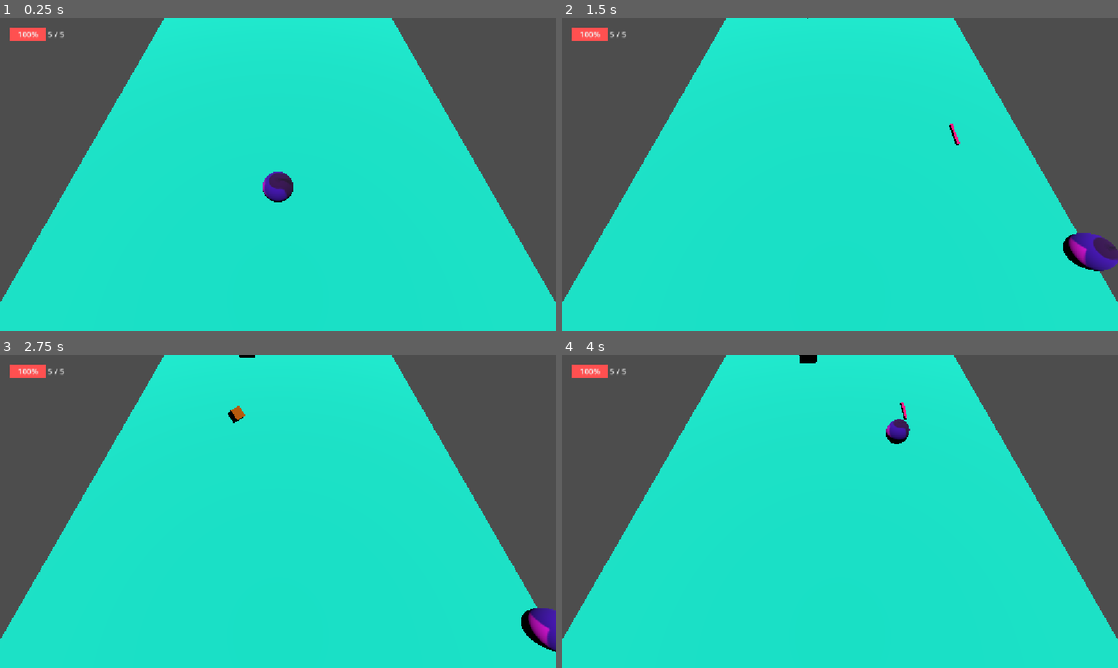
Above: before the commit, frames 1-4 (two rows, left to right).
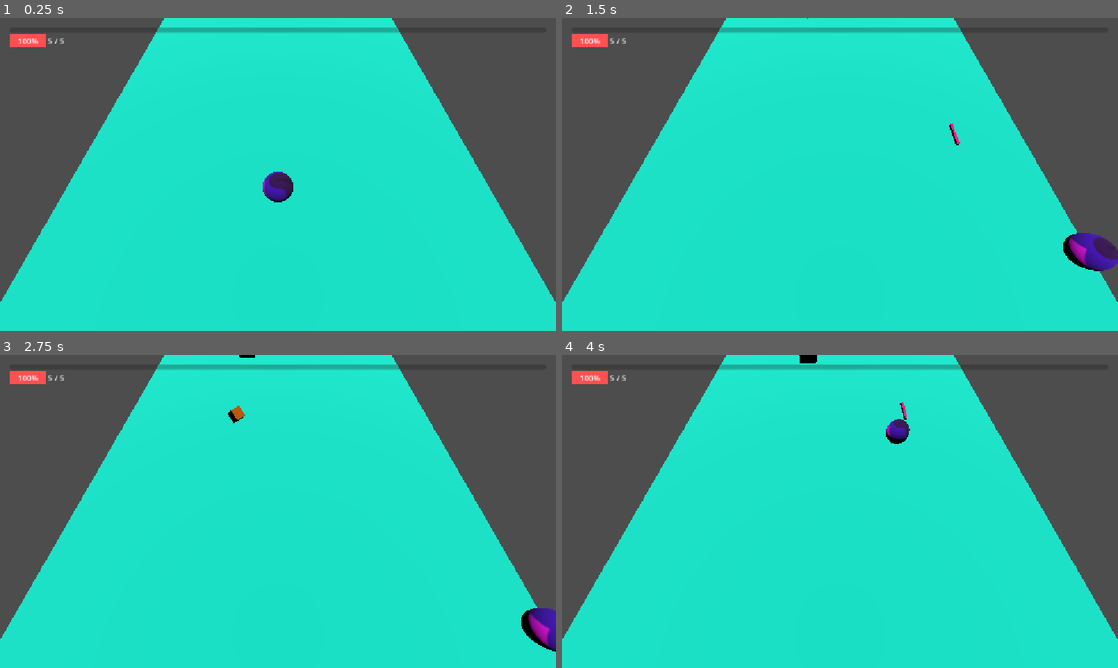
Above: after the commit, the same moments.

Repository: EliOrozco/rapidin
Game: Godot game, scene res://scenes/main_scene.tscn
The game is run twice, just before and just after one commit, with the same random seed, the same clock (stepped at 60 frames per second) and the same inputs. The engine's default icon, where the game draws it, is replaced by a stand-in: a white triangle on a blue panel in a dark square. Sound files missing from this copy of the repository are replaced by a short silence.
Inputs:
- Up to frame 1 (0.25 s): no input
- Up to frame 2 (1.5 s): tap Enter at 0.5 s; hold D (right) 0.53-1.28 s; hold S (down) from 1.28 s (still down)
- Up to frame 3 (2.75 s): release S (down) at 2.03 s; hold D (right) from 2.03 s (still down)
- Up to frame 4 (4 s): release D (right) at 2.78 s; hold W (up) 2.78-3.53 s; hold A (left) from 3.53 s (still down)

The runs differ from the first frame. In frame 1, 1.1% of the frame differs, in the area x 1-72%, y 3-10%; in frame 2, 1.1%; in frame 3, 1.1%; in frame 4, 1.1%.

Commit message:
Add XP collection and level progression
Enemies now drop collectible XP orbs, which update the player's XP bar and trigger pickup audio. Add level thresholds and level-up signaling, and move the 3D health bar scene into the UI directory.

Diff:
--- /dev/null
+++ b/materials/xp_orb.tres
@@ -0,0 +1,5 @@
+[gd_resource type="StandardMaterial3D" format=3 uid="uid://s442ux6jd5ed"]
+
+[resource]
+albedo_color = Color(1, 1, 0, 1)
+metallic = 0.5
--- a/scenes/enemy.tscn
+++ b/scenes/enemy.tscn
@@ -4,7 +4,8 @@
 [ext_resource type="Script" uid="uid://c3hvfxn2tcmt0" path="res://scripts/enemy.gd" id="1_md0e3"]
 [ext_resource type="PackedScene" uid="uid://h8cyud6lb88w" path="res://scenes/enemy_projectile.tscn" id="2_5uy6h"]
 [ext_resource type="PackedScene" uid="uid://rpqqup4a7int" path="res://scripts/combat.tscn" id="3_4ra3w"]
-[ext_resource type="PackedScene" uid="uid://cnq88fud82vtu" path="res://scenes/3d_healthbar.tscn" id="5_c4w8v"]
+[ext_resource type="PackedScene" uid="uid://ffu8oobi56ak" path="res://scenes/xp_orb.tscn" id="3_md484"]
+[ext_resource type="PackedScene" uid="uid://cnq88fud82vtu" path="res://ui/3d_healthbar.tscn" id="5_c4w8v"]
 [ext_resource type="AudioStream" uid="uid://dga660wvafhub" path="res://fx/sfx/click.wav" id="6_xwavj"]
 [ext_resource type="AudioStream" uid="uid://b1jgechp8e27k" path="res://fx/sfx/enemy_death.wav" id="7_nenq2"]
 
@@ -30,6 +31,7 @@
 constant_force = Vector3(-1, 0, 0)
 script = ExtResource("1_md0e3")
 proj = ExtResource("2_5uy6h")
+xporb = ExtResource("3_md484")
 
 [node name="CollisionShape3D" type="CollisionShape3D" parent="." unique_id=1292302231]
 transform = Transform3D(1, 0, 0, 0, 1, 0, 0, 0, 1, 0, 1, 0)
--- a/scenes/player.tscn
+++ b/scenes/player.tscn
@@ -6,6 +6,7 @@
 [ext_resource type="PackedScene" uid="uid://dweoh56tv63ab" path="res://ui/player_ui.tscn" id="4_dqkch"]
 [ext_resource type="PackedScene" uid="uid://djv33atg1niub" path="res://scripts/SoundPlayer.tscn" id="5_qlg0r"]
 [ext_resource type="PackedScene" uid="uid://7g1eo0tm8px6" path="res://scenes/player_projectile_spawner.tscn" id="6_tuyoq"]
+[ext_resource type="PackedScene" uid="uid://cv5fvhwkc6bsl" path="res://scripts/level_manager.tscn" id="7_fjrip"]
 
 [sub_resource type="SphereShape3D" id="SphereShape3D_g4v7s"]
 
@@ -33,3 +34,6 @@
 
 [node name="PlayerProjectileSpawner" parent="." unique_id=1103244674 instance=ExtResource("6_tuyoq")]
 transform = Transform3D(1, 0, 0, 0, 1, 0, 0, 0, 1, 0, 1, 0)
+
+[node name="LevelManager" parent="." unique_id=1148009077 instance=ExtResource("7_fjrip")]
+unique_name_in_owner = true
--- /dev/null
+++ b/scenes/xp_orb.tscn
@@ -0,0 +1,31 @@
+[gd_scene format=3 uid="uid://ffu8oobi56ak"]
+
+[ext_resource type="Script" uid="uid://dbcyvu8gds1w0" path="res://scripts/xp_orb.gd" id="1_me6n8"]
+[ext_resource type="Material" uid="uid://s442ux6jd5ed" path="res://materials/xp_orb.tres" id="1_pkphv"]
+
+[sub_resource type="SphereShape3D" id="SphereShape3D_g4v7s"]
+radius = 0.3
+
+[sub_resource type="SphereMesh" id="SphereMesh_yf5fn"]
+radius = 0.1
+height = 0.2
+
+[node name="XpOrb" type="RigidBody3D" unique_id=1941030286 groups=["collectable"]]
+top_level = true
+collision_layer = 32
+collision_mask = 2
+axis_lock_angular_x = true
+axis_lock_angular_y = true
+axis_lock_angular_z = true
+mass = 0.1
+can_sleep = false
+continuous_cd = true
+constant_force = Vector3(-1, 0, 0)
+script = ExtResource("1_me6n8")
+
+[node name="CollisionShape3D" type="CollisionShape3D" parent="." unique_id=865428252]
+shape = SubResource("SphereShape3D_g4v7s")
+
+[node name="MeshInstance3D" type="MeshInstance3D" parent="." unique_id=1926515827]
+material_override = ExtResource("1_pkphv")
+mesh = SubResource("SphereMesh_yf5fn")
--- a/scripts/SoundPlayer.tscn
+++ b/scripts/SoundPlayer.tscn
@@ -3,6 +3,7 @@
 [ext_resource type="Script" uid="uid://h0g2g316huv" path="res://scripts/sound_player.gd" id="1_50jlu"]
 [ext_resource type="AudioStream" uid="uid://08lphln6i4v4" path="res://fx/sfx/hit.wav" id="2_lxfhb"]
 [ext_resource type="AudioStream" uid="uid://bqf0vh4or6rli" path="res://fx/sfx/death.wav" id="3_lxfhb"]
+[ext_resource type="AudioStream" uid="uid://cnih3mk1ibvd3" path="res://fx/sfx/pickorb.wav" id="4_21x48"]
 
 [node name="SoundPlayer" type="Node" unique_id=161156493]
 script = ExtResource("1_50jlu")
@@ -14,3 +15,7 @@
 [node name="Death" type="AudioStreamPlayer" parent="." unique_id=83571153]
 unique_name_in_owner = true
 stream = ExtResource("3_lxfhb")
+
+[node name="Pickorb" type="AudioStreamPlayer" parent="." unique_id=177954537]
+unique_name_in_owner = true
+stream = ExtResource("4_21x48")
--- a/scripts/enemy.gd
+++ b/scripts/enemy.gd
@@ -1,6 +1,7 @@
 class_name enemy extends RigidBody3D
 
 @export var proj : PackedScene
+@export var xporb : PackedScene
 @export_range(0.1, 10, 0.1) var cooldown : float = 3.0
 
 func _ready() -> void:
@@ -25,6 +26,10 @@
 		p_proj.destroy()
 
 func health_depleted() -> void:
+	var xp_instance = xporb.instantiate() as Node3D
+	get_tree().root.add_child(xp_instance)
+	xp_instance.global_position = global_position
+
 	%EnemyDeath.play()
 
 func _on_enemy_death_finished() -> void:
--- /dev/null
+++ b/scripts/level_manager.gd
@@ -0,0 +1,41 @@
+class_name level_manager extends Node
+
+signal level_up
+
+@export var current_xp : int
+@export var current_level : int = 1
+
+#nota para el futuro
+#la función para calcular los niveles actualmente es:
+#f(x) = ab^x
+#donde a = 9; b = 1.35
+#En desmos crea una lista: L = [1, ..., 10]
+#Evalua la lista y redondea hacia abajo con: floor(f(L))
+#TODO: Si se encuentra una mejor manera de hacer eso implementar después
+#Mejor no tocar el export y se quedará por testing
+@export var level_tresholds : Dictionary[int, int] = {
+	1: 12,
+	2: 16,
+	3: 22,
+	4: 29,
+	5: 40,
+	6: 54,
+	7: 73,
+	8: 99,
+	9: 134,
+	10: 180
+}
+
+func increase_xp(amount : int) -> void:
+	current_xp += amount
+
+	if current_xp >= level_tresholds[current_level]: #TODO: Maybe we can do better math here
+		var remainder_xp = level_tresholds[current_level] - current_xp
+		current_level += 1
+
+		if current_level >= 10: #TODO: Hack for levels above cap, maybe not necessary if i can make it infinite
+			current_level = 10
+
+		level_up.emit()
+
+		current_xp = remainder_xp
--- /dev/null
+++ b/scripts/level_manager.tscn
@@ -0,0 +1,6 @@
+[gd_scene format=3 uid="uid://cv5fvhwkc6bsl"]
+
+[ext_resource type="Script" uid="uid://1cn2hx7fha3h" path="res://scripts/level_manager.gd" id="1_pvkuy"]
+
+[node name="LevelManager" type="Node" unique_id=1148009077]
+script = ExtResource("1_pvkuy")
--- a/scripts/player.gd
+++ b/scripts/player.gd
@@ -8,11 +8,13 @@
 
 func _ready() -> void:
 	#sync ui
-	%PlayerUi.setup_healtbar(%Combat.max_hp)
-	%PlayerUi.update_healtbar(%Combat.max_hp)
+	%PlayerUi.setup_healthbar(%Combat.max_hp)
+	%PlayerUi.update_healthbar(%Combat.max_hp)
+	leveled_up() #update for xp bar ui
 
 	#conect signals
 	%Combat.killed.connect(health_depleted)
+	%LevelManager.level_up.connect(leveled_up)
 
 func _process(_delta: float) -> void:
 	pass
@@ -49,14 +51,24 @@
 		var collider : Node = collision.get_collider()
 
 		if collider.is_in_group("enemy_projectile"):
-			var e_proj : enemy_projectile = collider
-
-			%Combat.take_damage(e_proj.damage)
+			%Combat.take_damage((collider as enemy_projectile).damage)
 			%PlayerUi.update_healtbar(%Combat.hp)
 			%SoundPlayer.play_sound(sound_player.SOUNDS.HIT, true)
 
-			e_proj.destroy()
+			collider.destroy()
+
+
+		if collider.is_in_group("collectable"):
+			if collider is xp_orb:
+				%LevelManager.increase_xp((collider as xp_orb).experience_amount)
+				%PlayerUi.update_xp_bar(%LevelManager.current_xp)
+				%SoundPlayer.play_sound(sound_player.SOUNDS.PICKUP, true)
+				collider.queue_free()
 
 func health_depleted() -> void:
 	%SoundPlayer.play_sound(sound_player.SOUNDS.DEATH)
 	Gm.set_player_movement(false)
+
+func leveled_up() -> void:
+	%PlayerUi.setup_xpbar(%LevelManager.level_tresholds[%LevelManager.current_level])
+	%PlayerUi.update_xp_bar(%LevelManager.current_xp)
--- a/scripts/player_ui.gd
+++ b/scripts/player_ui.gd
@@ -1,10 +1,16 @@
 class_name player_ui extends Control
 
-func setup_healtbar(max_value : int) -> void:
+func setup_healthbar(max_value : int) -> void:
 	%HealthBar.max_value = max_value
 	%max_hp_label.text = str(max_value)
 	%HealthBar.custom_maximum_size = Vector2(max_value * 15, 50)
 
-func update_healtbar(value : int) -> void:
+func update_healthbar(value : int) -> void:
 	%HealthBar.value = value
 	%hp_label.text = str(value)
+
+func setup_xpbar(max_value : int) -> void:
+	%XpBar.max_value = max_value
+
+func update_xp_bar(value : int) -> void:
+	%XpBar.value = value
--- a/scripts/sound_player.gd
+++ b/scripts/sound_player.gd
@@ -2,7 +2,8 @@
 
 enum SOUNDS {
 	HIT,
-	DEATH
+	DEATH,
+	PICKUP
 }
 
 func play_sound(which : SOUNDS, pitch_variaton : bool = false) -> void:
@@ -14,11 +15,19 @@
 			SOUNDS.DEATH:
 				%Death.pitch_scale = randf_range(0.8, 1.2)
 				%Death.play()
+			SOUNDS.PICKUP:
+				%Pickorb.pitch_scale = randf_range(0.8, 1.2)
+				%Pickorb.play()
 
 
 	else:
 		match which:
 			SOUNDS.HIT:
+				%Hit.pitch_scale = 1.0
 				%Hit.play()
 			SOUNDS.DEATH:
+				%Death.pitch_scale = 1.0
 				%Death.play()
+			SOUNDS.PICKUP:
+				%Pickorb.pitch_scale = 1.0
+				%Pickorb.play()
--- /dev/null
+++ b/scripts/xp_orb.gd
@@ -0,0 +1,3 @@
+class_name xp_orb extends RigidBody3D
+
+@export var experience_amount : int = 3
--- a/ui/player_ui.tscn
+++ b/ui/player_ui.tscn
@@ -1,6 +1,9 @@
 [gd_scene format=3 uid="uid://dweoh56tv63ab"]
 
 [ext_resource type="Script" uid="uid://d0eck1qynssat" path="res://scripts/player_ui.gd" id="1_cfom6"]
+
+[sub_resource type="StyleBoxFlat" id="StyleBoxFlat_g4v7s"]
+bg_color = Color(1, 1, 0, 1)
 
 [sub_resource type="StyleBoxFlat" id="StyleBoxFlat_e8ik0"]
 bg_color = Color(1, 0.3137255, 0.3137255, 1)
@@ -29,6 +32,18 @@
 [node name="VBoxContainer" type="VBoxContainer" parent="MarginContainer" unique_id=326667494]
 layout_mode = 2
 
+[node name="HBoxContainer2" type="HBoxContainer" parent="MarginContainer/VBoxContainer" unique_id=170729494]
+layout_mode = 2
+
+[node name="XpBar" type="ProgressBar" parent="MarginContainer/VBoxContainer/HBoxContainer2" unique_id=1380293988]
+unique_name_in_owner = true
+custom_minimum_size = Vector2(0, 10)
+layout_mode = 2
+size_flags_horizontal = 3
+theme_override_styles/fill = SubResource("StyleBoxFlat_g4v7s")
+value = 50.0
+show_percentage = false
+
 [node name="HBoxContainer" type="HBoxContainer" parent="MarginContainer/VBoxContainer" unique_id=46132641]
 layout_mode = 2
 
Not shown, added: fx/sfx/pickorb.wav.import
Not shown: 2 places in scenes/enemy.tscn that only renumber resources
Not shown, added: scripts/level_manager.gd.uid
Not shown, added: scripts/xp_orb.gd.uid
Renamed: scenes/3d_healthbar.tscn -> ui/3d_healthbar.tscn
Not shown, added: fx/sfx/pickorb.wav
